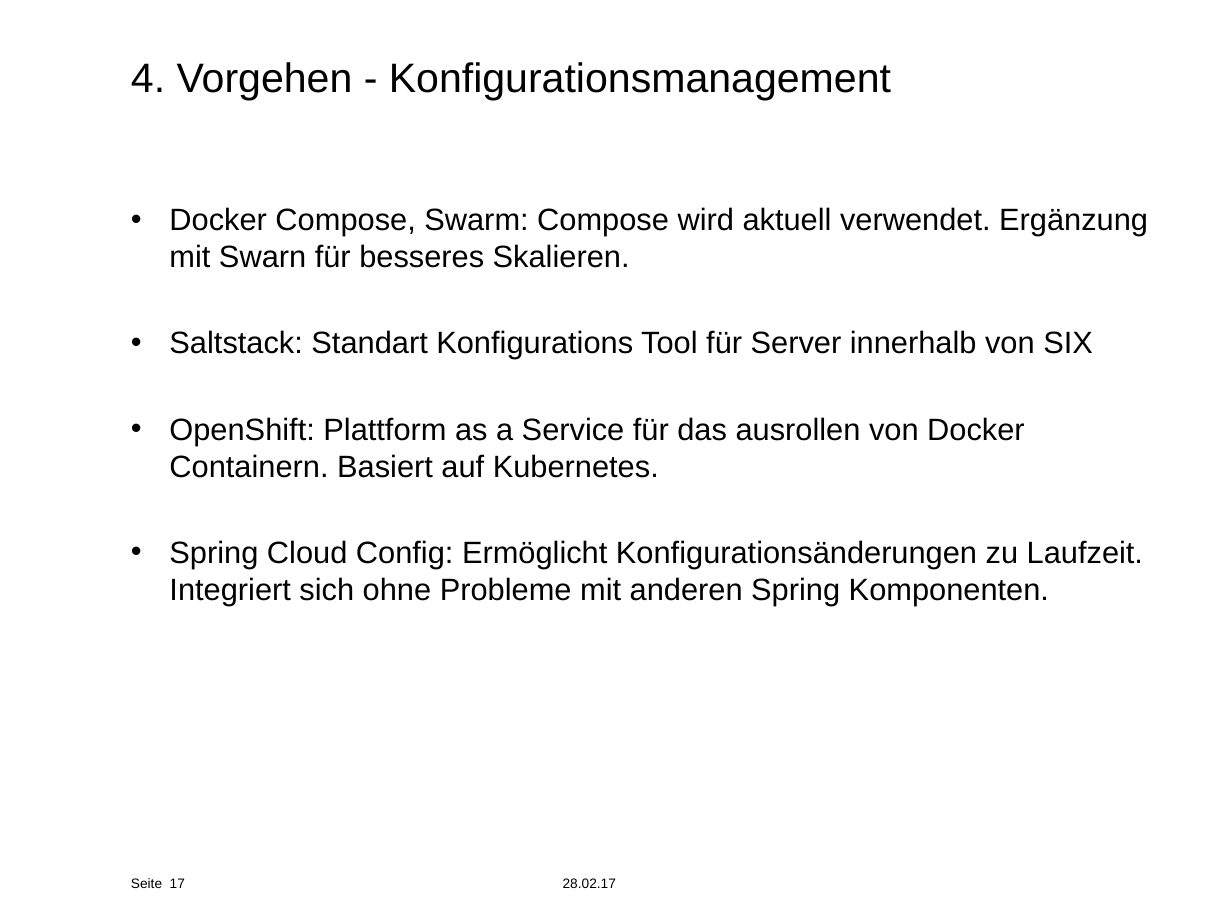
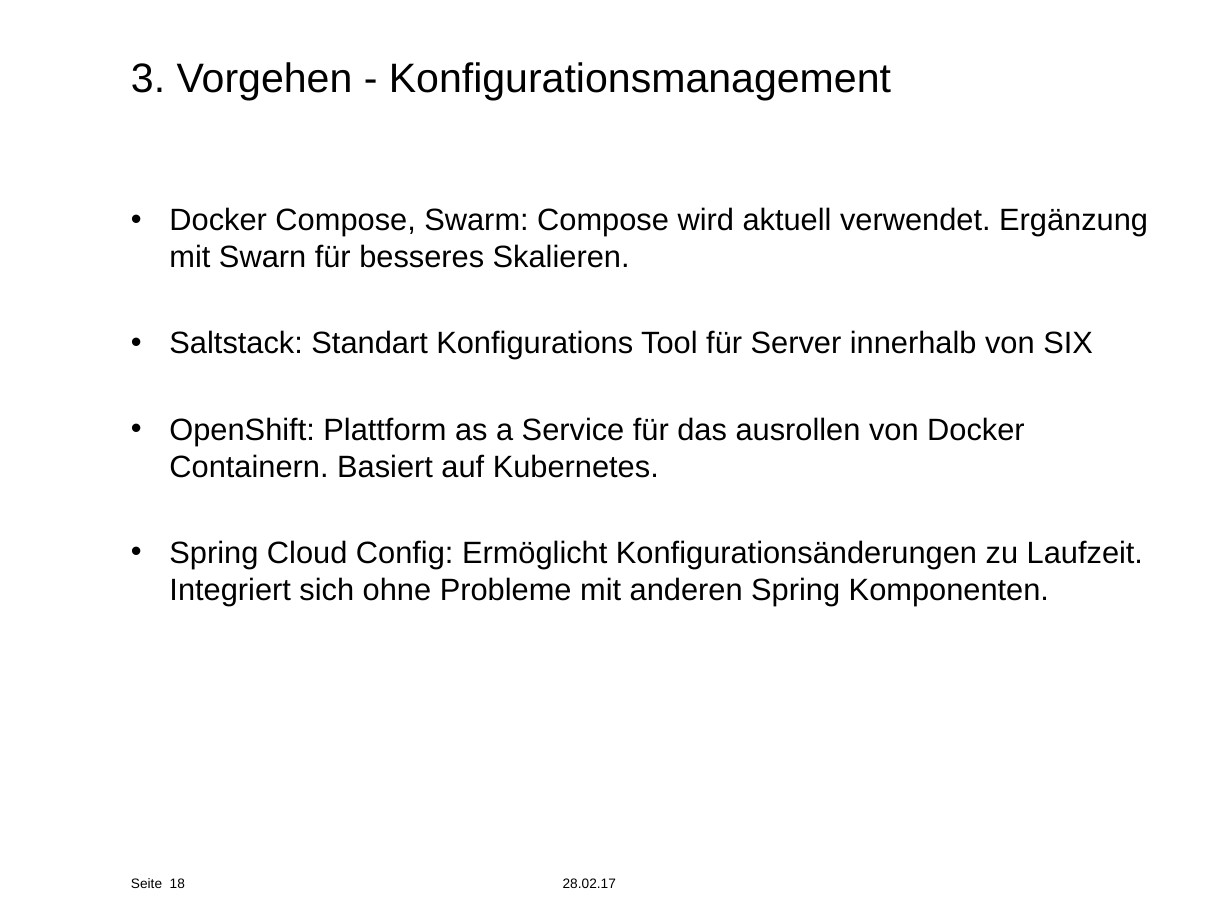
Before and after one commit to effusion/masterthesis, a slide deck: slide 18 of masterthesis_presentation.pptx (slide 17 before the commit). Drawn at 1232x924 pixels with LibreOffice and Linux fonts; fonts in the diff are those of the drawing; background and template pictures are left out. Boxes give left, top, right and bottom in pixels: in the first picture for what was removed or moved away, otherwise in the second. Text is boxed around its words. In the diff, an @@ line names an element or a change of style, - is before the commit and + after.

```diff
--- a/masterthesis_presentation.pptx
+++ b/masterthesis_presentation.pptx
@@ title at [131,62,891,100]: text changed @@
-4. Vorgehen - Konfigurationsmanagement
+3. Vorgehen - Konfigurationsmanagement
@@ page number at [170,878,185,888]: text changed @@
-17
+18
```
Also in this commit, not shown: 23 other slides changed, 7 slides added, 1 slide removed, 2 other files.
